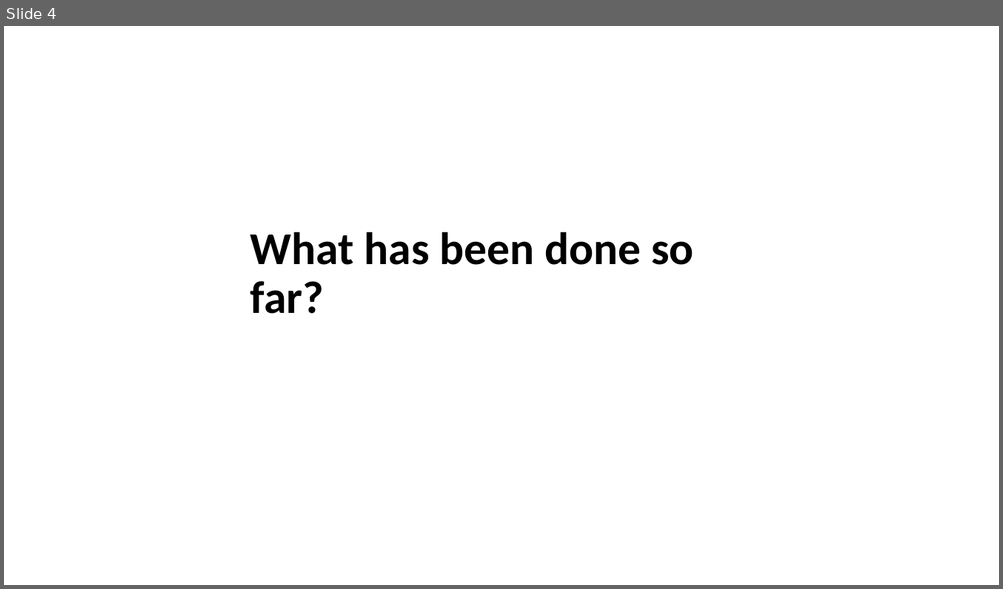
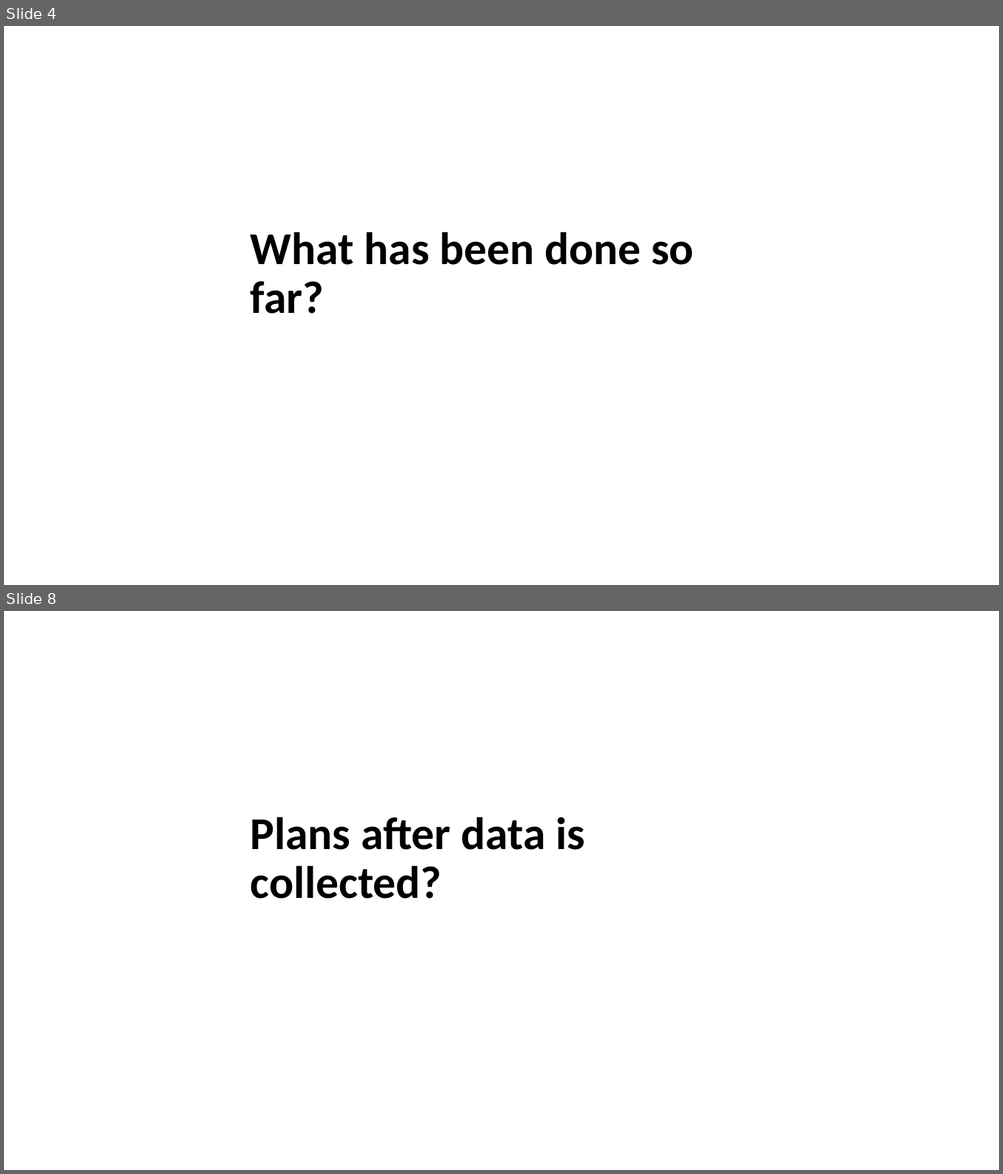
Before and after one commit to kylemjonesislanders/md-anderson, a slide deck: spectral-unmixing/ppt_presentations/midterm_project_report.pptx. Shown one above the other, each under a label of ours: slide 4 before the commit, slides 4 and 8 after it; the slides between them are not shown. The pictures are 1003x589 and 1003x1174 pixels, drawn with LibreOffice and Linux fonts; fonts in the diff are those of the drawing. Boxes give left, top, right and bottom in pixels: in the first picture for what was removed or moved away, otherwise in the second. Text is boxed around its words. In the diff, an @@ line names an element or a change of style, - is before the commit and + after.

```diff
--- a/spectral-unmixing/ppt_presentations/midterm_project_report.pptx
+++ b/spectral-unmixing/ppt_presentations/midterm_project_report.pptx
@@ slide 8 added at box(4, 611, 999, 1170), background #FFFFFF @@
@@ title added at box(250, 817, 586, 899), 44 pt, text #000000, bold @@
+Plans after data is collected?
```
Also in this commit, not shown: 3 slides changed, 3 other slides added.
